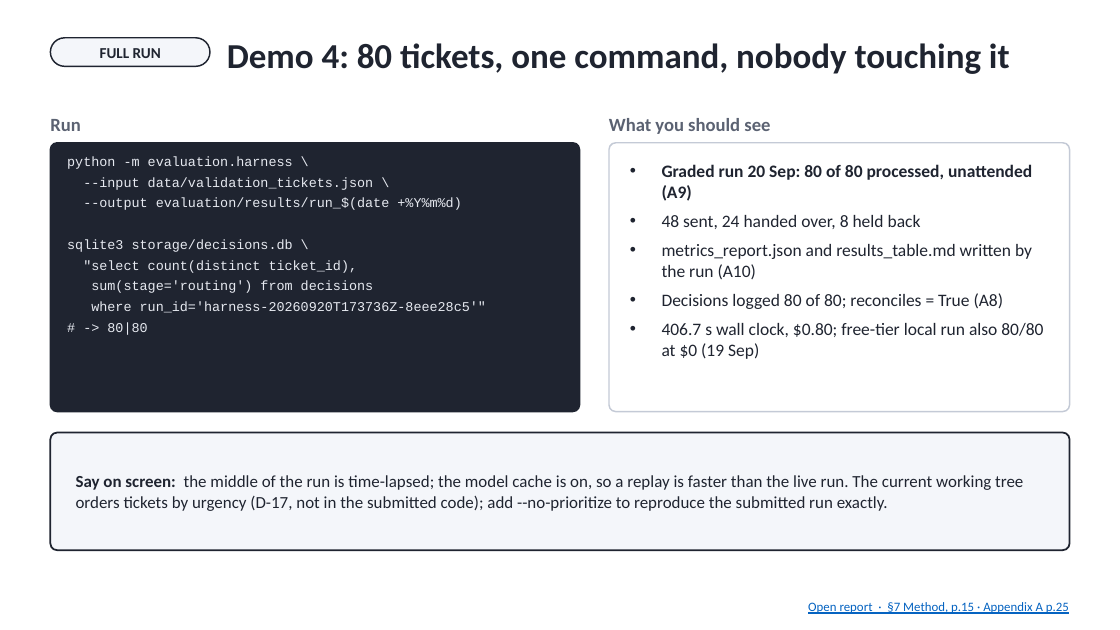
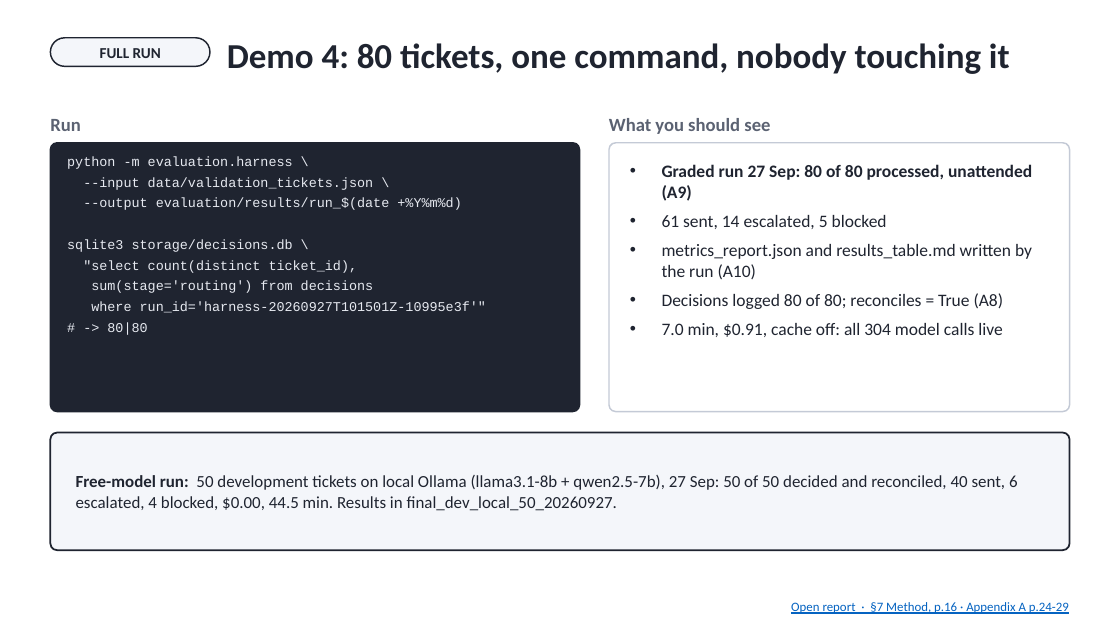
Before and after one commit to coolalok/fde-capstone, a slide deck: slide 14 of presentation/AlokKulkarni_Capstone_Presentation.pptx. Drawn at 1120x630 pixels with LibreOffice and Linux fonts; fonts in the diff are those of the drawing. Boxes give left, top, right and bottom in pixels: in the first picture for what was removed or moved away, otherwise in the second. Text is boxed around its words. In the diff, an @@ line names an element or a change of style, - is before the commit and + after.

```diff
--- a/presentation/AlokKulkarni_Capstone_Presentation.pptx
+++ b/presentation/AlokKulkarni_Capstone_Presentation.pptx
@@ text at <box>662,164,1032,229</box>: text changed @@
-• Graded run 20 Sep: 80 of 80 processed, unattended (A9)
-• 48 sent, 24 handed over, 8 held back
+• Graded run 27 Sep: 80 of 80 processed, unattended (A9)
+• 61 sent, 14 escalated, 5 blocked
@@ text at <box>91,301,486,313</box>: text changed @@
-where run_id='harness-20260920T173736Z-8eee28c5'"
+where run_id='harness-20260927T101501Z-10995e3f'"
@@ text at <box>662,323,1002,337</box>: text changed @@
-• 406.7 s wall clock, $0.80; free-tier local run also 80/80 at $0 (19 Sep)
+• 7.0 min, $0.91, cache off: all 304 model calls live
@@ text at <box>76,475,1018,511</box>: text changed @@
-Say on screen: the middle of the run is time-lapsed; the model cache is on, so a replay is faster than the live run. The current working tree orders tickets by urgency (D-17, not in the submitted code); add --no-prioritize to reproduce the submitted run exactly.
+Free-model run: 50 development tickets on local Ollama (llama3.1-8b + qwen2.5-7b), 27 Sep: 50 of 50 decided and reconciled, 40 sent, 6 escalated, 4 blocked, $0.00, 44.5 min. Results in final_dev_local_50_20260927.
@@ text at <box>791,602,1069,614</box>: text changed @@
-Open report · §7 Method, p.15 · Appendix A p.25
+Open report · §7 Method, p.16 · Appendix A p.24-29
```
Also in this commit, not shown: 20 other slides changed, 2 slides added, 2 slides removed, 13 other files.
